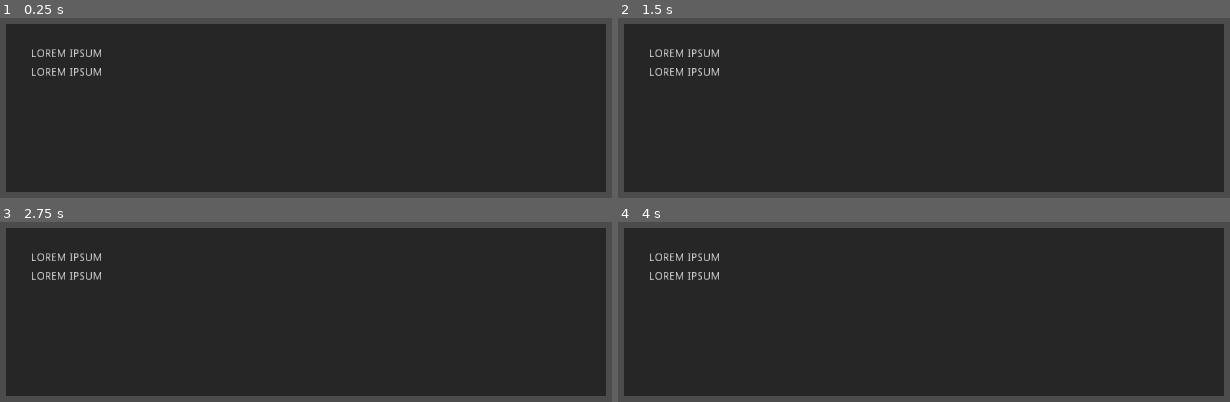
Above: before the commit, frames 1-4 (two rows, left to right).
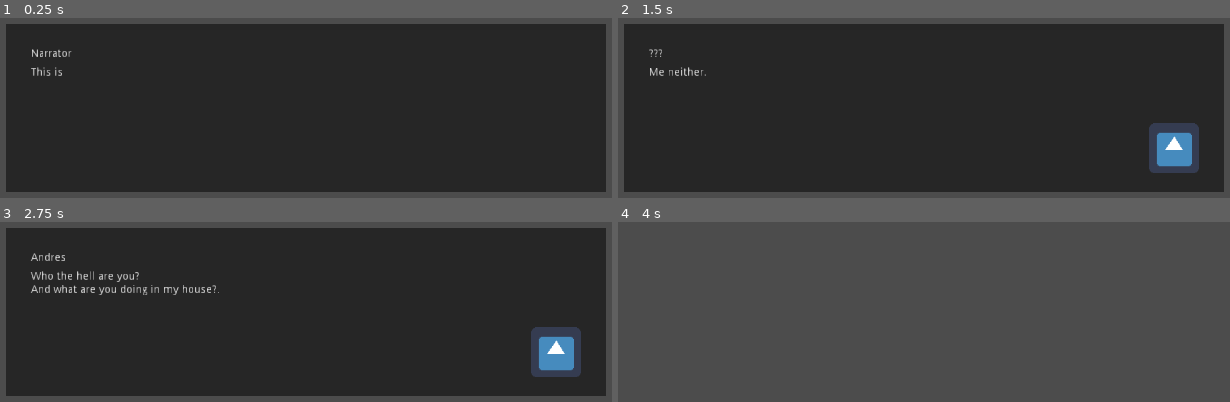
Above: after the commit, the same moments.

Repository: NintenDuck/Godot-Own-Nodes
Game: Godot game, scene res://scenes/DialogueBox.tscn
Two runs of this game, one before a commit and one after it. Both use one fixed random seed, a clock stepped at 60 frames per second and the inputs below. The engine's default icon, where the game draws it, is replaced by a stand-in: a white triangle on a blue panel in a dark square.
Inputs:
- Up to frame 1 (0.25 s): no input
- Up to frame 2 (1.5 s): tap Enter (ui_accept) at 0.5, 0.6, 0.77, 1.07, 1.35 s
- Up to frame 3 (2.75 s): tap Enter (ui_accept) at 1.52, 1.82, 2.1 s
- Up to frame 4 (4 s): tap Enter (ui_accept) at 2.75, 2.85, 3.02, 3.32, 3.6, 3.77 s

The runs differ from the first frame. In frame 1, 0.6% of the frame differs, in the area x 5-17%, y 17-33%; in frame 2, 2.8%; in frame 3, 3.5%; in frame 4, 91%, in the area x 0-100%, y 3-97%.
Error before the commit: Assertion failed: No real file (res://scripts/DialogueBox.gd:48)

Commit message:
fix: arrow appearing before last dialog (fixed)

Diff:
--- a/scenes/DialogueBox.tscn
+++ b/scenes/DialogueBox.tscn
@@ -15,6 +15,7 @@
 (More than that will be useless since the node only covers those two)"
 }
 arrowStates = [ ExtResource( 3 ), ExtResource( 2 ) ]
+path_of_dialogue_file = "res://jsonFIles/test.json"
 
 [node name="MarginContainer" type="MarginContainer" parent="."]
 anchor_left = 0.5
--- a/scripts/DialogueBox.gd
+++ b/scripts/DialogueBox.gd
@@ -57,17 +57,14 @@
 	# Print to label
 func nextPhrase() -> void:
 
-	# Makes textIcon a or b depending if it's the last sentence
-	if phraseNum == len(dialog[dialogueID]) - 1:
-		arrowTexture.texture = arrowStates[1]
-	else:
-		arrowTexture.texture = arrowStates[0]
 
 	# If phrases are finished, then queue_free()
 	if phraseNum >= len(dialog[dialogueID]):
 		queue_free()
 		return
 	# Else
+
+
 	finished = false
 
 	# Assign the json dialog to the node's text
@@ -76,6 +73,7 @@
 
 	txtChat.visible_characters = 0
 
+
 	# Loop to make text appear at a certain speed
 	while txtChat.visible_characters < len(txtChat.text):
 		txtChat.visible_characters += 1
@@ -83,6 +81,12 @@
 		nextTextTimer.start()
 		yield(nextTextTimer, "timeout")
 
+	# Makes textIcon a or b depending if it's the last sentence
+	if phraseNum == len(dialog[dialogueID]) - 1:
+		arrowTexture.texture = arrowStates[1]
+	else:
+		arrowTexture.texture = arrowStates[0]
+
 	# Phrase finished, next sentence
 	finished = true
 	phraseNum += 1
